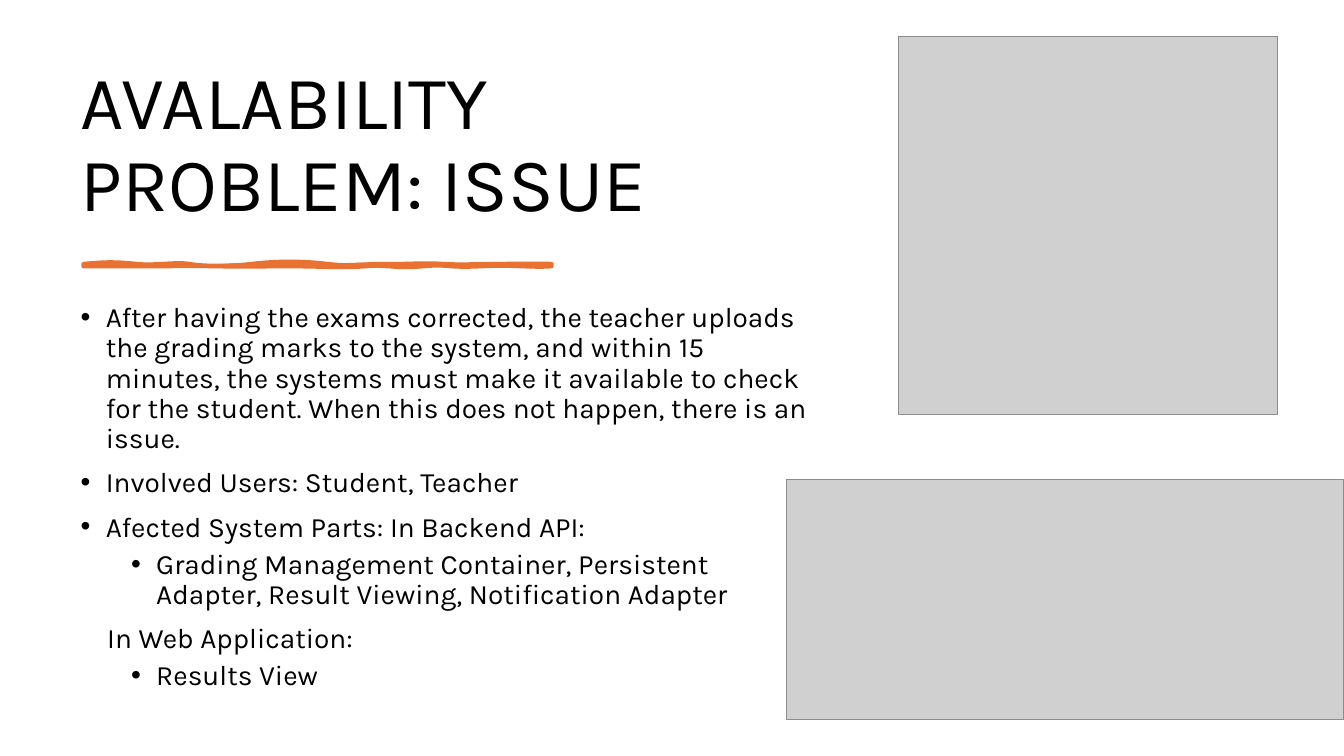
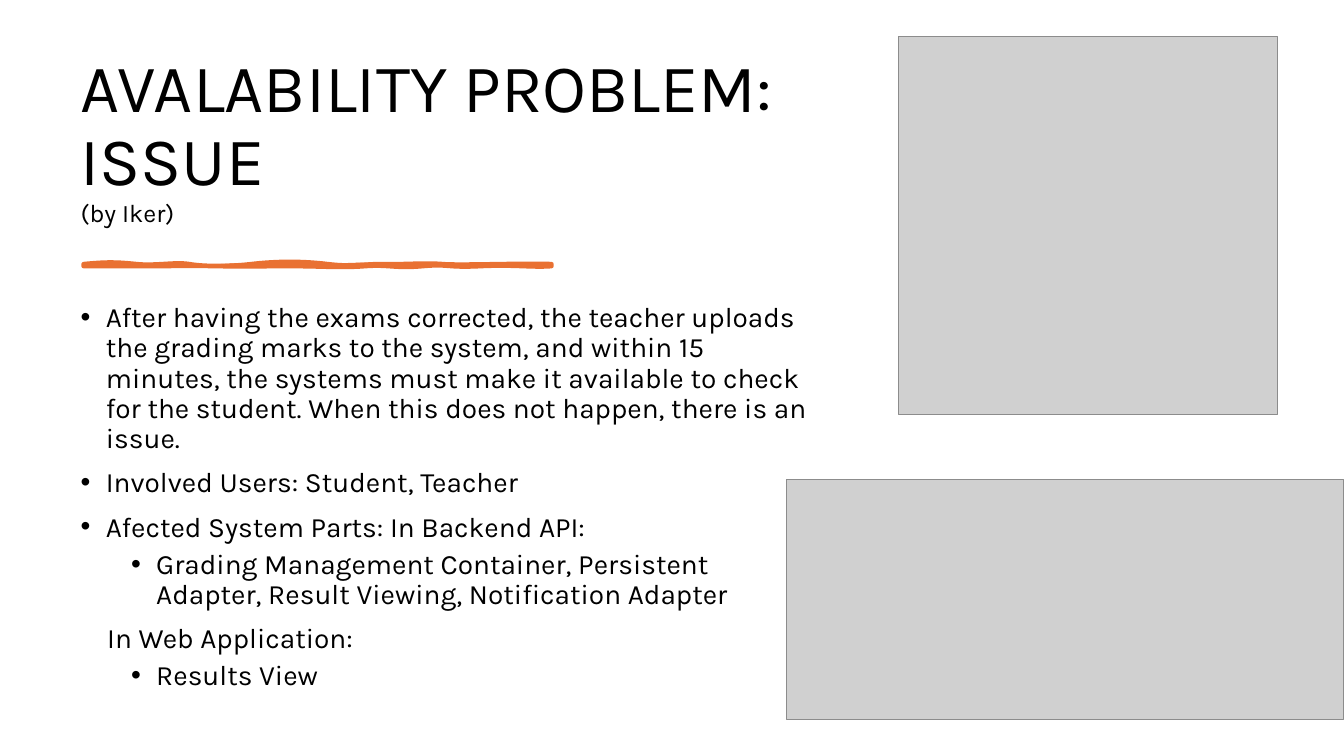
Before and after one commit to mayembe-martin/software_architecture_schedules, a slide deck: slide 4 of M2/Presentation_Qualities.pptx (slide 2 before the commit). Drawn at 1344x756 pixels with LibreOffice and Linux fonts; fonts in the diff are those of the drawing; grey boxes stand for pictures. Boxes give left, top, right and bottom in pixels: in the first picture for what was removed or moved away, otherwise in the second. Text is boxed around its words. In the diff, an @@ line names an element or a change of style, - is before the commit and + after.

```diff
--- a/M2/Presentation_Qualities.pptx
+++ b/M2/Presentation_Qualities.pptx
@@ title at (81,68,772,228): text changed; size 54 to 48.6 pt @@
-AVALABILITY PROBLEM: ISSUE
+AVALABILITY PROBLEM: ISSUE
+(by Iker)
```
Also in this commit, not shown: 6 other slides changed, 2 slides added, 1 slide removed, 1 other file.
